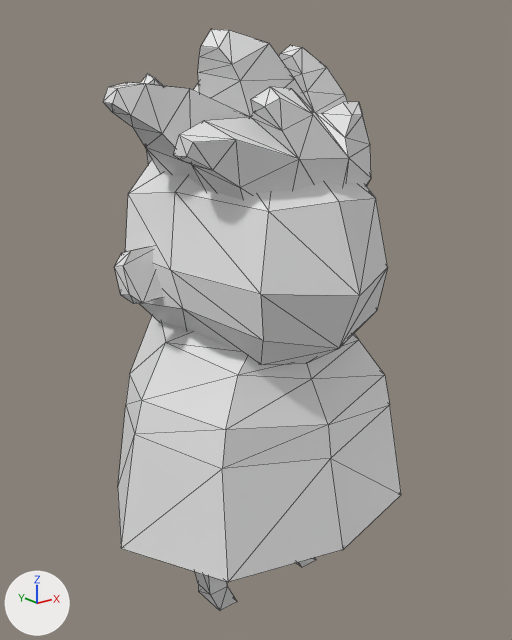
Two versions of the glTF model tuttava.glb, one commit apart.
Camera for both pictures: a 50 mm lens placed at (-1.61, -2.02, 1.95), pointed at (0.01, 0.0, 1.14). Lighting does not change. The marker at lower left points along +X, +Y and +Z. Mesh edges are drawn as thin lines. Vertices at the same position are counted once.

Script lines for the objects in view, before the commit:
```python
mat_material = principled_material('Material')
mat_material.base_color = (0.8, 0.8, 0.8)  # white #e7e7e7
me_cube_001 = bpy.data.meshes.new('Cube.001')
me_cube_001.from_pydata(...)  # 278 vertices, 528 faces; spans x -0.61..0.61, y -0.54..0.51, z 0.01..2.16
me_cube_001.materials.append(mat_material)  # white #e7e7e7
# before: 140 (0.0, 0.51, 0.4), 144 (0.0, -0.51, 0.4) at pixel (343, 549), 145 (-0.43, 0.38, 0.4) at pixel (117, 487), 147 (-0.61, 0.0, 0.4) at pixel (121, 548), 148 (-0.44, -0.41, 0.41) at pixel (228, 582)
# before: 171 (0.0, -0.43, 0.74) at pixel (330, 458), 172 (-0.4, 0.32, 0.79) at pixel (125, 404), 173 (0.0, 0.43, 0.79), 174 (-0.54, 0.0, 0.83) at pixel (134, 434), 175 (-0.41, -0.34, 0.8) at pixel (222, 468)
# before: 223 (0.43, 0.38, 0.4), 224 (0.61, 0.0, 0.4), 225 (0.44, -0.41, 0.41) at pixel (401, 494), 245 (0.4, 0.32, 0.79), 246 (0.54, 0.0, 0.83)
# before: 247 (0.41, -0.34, 0.8) at pixel (389, 404)
# before: 150 (-0.29, -0.39, 1.38) at pixel (260, 294), 151 (-0.46, -0.15, 1.43) at pixel (170, 270), 153 (-0.44, 0.18, 1.43) at pixel (125, 252), 165 (-0.26, -0.38, 1.22) at pixel (263, 340), 168 (-0.4, -0.1, 1.67) at pixel (175, 191)
# before: 169 (-0.24, -0.37, 1.62) at pixel (268, 211), 185 (0.0, -0.54, 1.35) at pixel (359, 295), 227 (0.46, -0.15, 1.43), 229 (0.44, 0.18, 1.43), 240 (0.43, -0.17, 1.31)
# before: 242 (0.4, -0.1, 1.67)
ob_cube_001 = bpy.data.objects.new('Cube.001', me_cube_001)
ob_cube_001.location = (0.0, 0.0, 0.0)
```
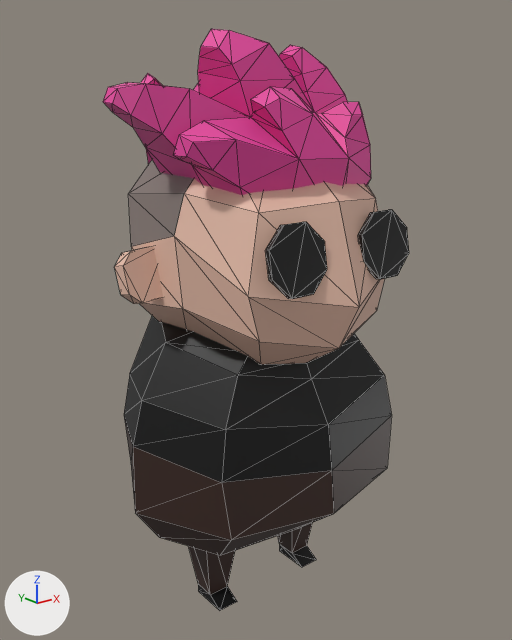
Changed parts and their boxes [x1, y1, x2, y2] in the pictures (512 x 640 px; the box of a moved part takes in the faces that stretch with it):
'Cube.001', recoloured, reshaped: before [103, 29, 401, 611]; after [103, 29, 409, 611]
part 1 of me_cube_001, added (black): after [265, 222, 327, 299]
part 2 of me_cube_001, added (black): after [358, 210, 409, 279]
part 3 of me_cube_001, moved or reshaped: before [118, 375, 401, 582]; after [124, 375, 392, 555]
part 4 of me_cube_001, moved or reshaped: before [125, 173, 388, 364]; after [128, 173, 380, 364]
part 5 of me_cube_001, recoloured (grey to pink): [103, 29, 371, 195] in both
part 6 of me_cube_001, recoloured (white to grey): [128, 160, 162, 194] in both
part 7 of me_cube_001, recoloured (white to black): [130, 316, 384, 611] in both
part 8 of me_cube_001, recoloured: before [195, 572, 228, 595]; after [189, 523, 312, 595]

Edits to the bpy script that builds the scene:
```text
Change mat_material:
    mat_material.base_color: (0.8, 0.8, 0.8) -> (0.8, 0.509, 0.397)  # white #e7e7e7 -> beige #e7bda9
Add mat_material_001:
    mat_material_001 = principled_material('Material.001')
    mat_material_001.base_color = (0.801, 0.0621, 0.347)  # pink #e7469f
Add mat_material_004:
    mat_material_004 = principled_material('Material.004')
    mat_material_004.base_color = (0.0402, 0.0176, 0.0123)  # brown #38241d
Add mat_material_003:
    mat_material_003 = principled_material('Material.003')
    mat_material_003.base_color = (0.0, 0.0, 0.0)  # black #000000
Add mat_material_002:
    mat_material_002 = principled_material('Material.002')
    mat_material_002.base_color = (0.22, 0.177, 0.162)  # grey #817570
Change me_cube_001:
    verts and faces of me_cube_001; kept vertices keep their numbers, new ones are numbered from 278
    remove me_cube_001.from_pydata(...)  # 278 vertices, 528 faces; spans x -0.61..0.61, y -0.54..0.51, z 0.01..2.16
    add me_cube_001.from_pydata(...)  # 310 vertices, 584 faces; spans x -0.61..0.56, y -0.54..0.47, z 0.01..2.16
    me_cube_001 part 1: a new loose piece of 16 vertices spanning x -0.31..-0.09, y -0.49..-0.43, z 1.37..1.59, in mat_material_003 (black #000000)
    me_cube_001 part 2: a new loose piece of 16 vertices spanning x 0.08..0.3, y -0.49..-0.43, z 1.37..1.59, in mat_material_003 (black #000000)
    me_cube_001 part 3
    add verts[171] = (0.0, -0.44, 0.69)  # moved, pixel (331, 470)
    add verts[172] = (-0.41, 0.32, 0.75)  # moved, pixel (123, 414)
    add verts[173] = (0.0, 0.44, 0.75)  # moved
    add verts[174] = (-0.55, 0.0, 0.78)  # moved, pixel (132, 446)
    add verts[175] = (-0.42, -0.35, 0.75)  # moved, pixel (221, 482)
    add verts[245] = (0.41, 0.32, 0.75)  # moved
    add verts[246] = (0.55, 0.0, 0.78)  # moved
    add verts[247] = (0.42, -0.35, 0.75)  # moved, pixel (391, 415)
    add verts[140] = (0.0, 0.46, 0.52)  # moved
    add verts[144] = (0.0, -0.46, 0.52)  # moved, pixel (333, 513)
    add verts[145] = (-0.38, 0.34, 0.52)  # moved, pixel (130, 462)
    add verts[147] = (-0.55, 0.0, 0.52)  # moved, pixel (135, 513)
    add verts[148] = (-0.39, -0.37, 0.53)  # moved, pixel (231, 540)
    add verts[223] = (0.38, 0.34, 0.52)  # moved
    add verts[224] = (0.55, 0.0, 0.52)  # moved
    add verts[225] = (0.39, -0.37, 0.53)  # moved, pixel (387, 468)
    me_cube_001 part 4
    add verts[150] = (-0.34, -0.39, 1.38)  # moved, pixel (248, 296)
    add verts[151] = (-0.44, -0.15, 1.54)  # moved, pixel (174, 236)
    add verts[153] = (-0.44, 0.13, 1.46)  # moved, pixel (131, 246)
    add verts[165] = (-0.28, -0.38, 1.22)  # moved, pixel (259, 341)
    add verts[168] = (-0.4, -0.15, 1.67)  # moved, pixel (184, 193)
    add verts[169] = (-0.28, -0.37, 1.62)  # moved, pixel (258, 212)
    add verts[185] = (0.0, -0.54, 1.31)  # moved, pixel (359, 307)
    add verts[227] = (0.41, -0.15, 1.54)  # moved
    add verts[229] = (0.44, 0.12, 1.47)  # moved
    add verts[240] = (0.42, -0.17, 1.31)  # moved
    add verts[242] = (0.38, -0.17, 1.67)  # moved
    me_cube_001 part 5: 276 faces spanning x -0.61..0.34, y -0.39..0.47, z 1.45..2.16 switch from mat_material (white #e7e7e7) to mat_material_001 (pink #e7469f)
    me_cube_001 part 6: 30 faces spanning x -0.44..0.44, y -0.17..0.44, z 1.17..1.84 switch from mat_material (white #e7e7e7) to mat_material_002 (grey #817570)
    me_cube_001 part 7: 74 faces spanning x -0.55..0.55, y -0.44..0.44, z 0.01..1.21 switch from mat_material (white #e7e7e7) to mat_material_003 (black #000000)
    me_cube_001 part 8: 58 faces spanning x -0.55..0.55, y -0.46..0.46, z 0.05..0.78 switch from mat_material (white #e7e7e7) to mat_material_004 (brown #38241d)
```
